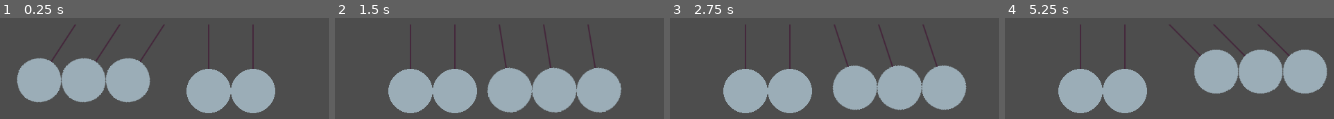
Above: before the commit, frames 1-4 (left to right).
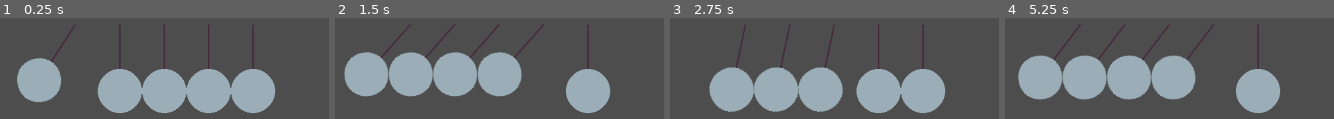
Above: after the commit, the same moments.

Repository: shakesbeare/NewtonsCradles
Game: Godot game, scene res://main.tscn
The game is run twice, just before and just after one commit, with the same random seed, the same clock (stepped at 60 frames per second) and the same inputs.
Inputs (mouse positions are in pixels of both pictures, inside the frame that each line leads up to):
- Up to frame 1 (0.25 s): no input
- Up to frame 2 (1.5 s): move the mouse to (outside the picture) at 0.52 s; hold 5 (five, bound only after the commit) 0.53-1.28 s; tap 4 (four, bound only after the commit) at 0.8, 1.35 s; move the mouse to (outside the picture) at 1.27 s
- Up to frame 3 (2.75 s): tap 1 (one, bound only after the commit) at 1.55 s; move the mouse to (outside the picture) at 2.02 s; hold 1 (one, bound only after the commit) from 2.03 s (still down); tap 3 (three, bound only after the commit) at 2.3 s
- Up to frame 4 (5.25 s): move the mouse to (1041, 113) at 2.77 s; release 1 (one, bound only after the commit) at 2.78 s; tap 3 (three, bound only after the commit) at 2.85 s; tap 2 (two, bound only after the commit) at 3.05 s; move the mouse to (1320, 91) at 3.52 s; hold 2 (two, bound only after the commit) 3.53-4.28 s; tap 5 (five, bound only after the commit) at 3.8, 4.35 s; tap R (reset, bound only after the commit) at 4.15 s; move the mouse to (outside the picture) at 4.27 s; tap 4 (four, bound only after the commit) at 4.55 s; move the mouse to (1120, 24) at 5.02 s; hold 4 (four, bound only after the commit) from 5.03 s (still down)

The runs differ from the first frame. In frame 1, 12% of the frame differs, in the area x 18-57%, y 7-95%; in frame 2, 27%; in frame 3, 19%; in frame 4, 33%, in the area x 3-98%, y 6-95%.

Commit message:
controls

Diff:
--- a/BallManager.gd
+++ b/BallManager.gd
@@ -1,66 +1,106 @@
 extends Node
 
 signal start_angle(int, float)
+signal reset
 
 var newton_ball = preload("res://newton_ball.tscn")
 var number_balls: int = 5
 var newton_balls = []
+var clicked_on: int = -1
+
 
 # Called when the node enters the scene tree for the first time.
 func _ready():
-    for i in range(number_balls):
-        var b = newton_ball.instantiate() # Node2D
-        add_child(b)
-        b.position = Vector2(i * 64, 0)
-        newton_balls.append(b)
+	for i in range(number_balls):
+		var b = newton_ball.instantiate()  # Node2D
+		add_child(b)
+		b.position = Vector2(i * 64, 0)
+		newton_balls.append(b)
 
-        if i > 2:
-            start_angle.emit(i, 0)
-        else:
-            start_angle.emit(i, 45)
+		if i > 0:
+			start_angle.emit(i, 0)
+		else:
+			start_angle.emit(i, 45)
 
-    Engine.set_physics_ticks_per_second(1000)
+	Engine.set_physics_ticks_per_second(1000)
 
 
 func collision():
-    # 0 1 . 1 2 . 2 3 . 3 4
-    # 1 0 . 2 1 . 3 2 . 4 3
-    # async???
+	# 0 1 . 1 2 . 2 3 . 3 4
+	# 1 0 . 2 1 . 3 2 . 4 3
+	# async???
 
-    for i in range(number_balls -1):
-        var apparatus1 = newton_balls[i]
-        var top_connector1 = apparatus1.get_node("top connector")
-        var apparatus2 = newton_balls[i + 1]
-        var top_connector2 = apparatus2.get_node("top connector")
+	for i in range(number_balls - 1):
+		var apparatus = newton_balls[i]
+		var top_connector = apparatus.get_node("top connector")
+		var apparatus2 = newton_balls[i + 1]
+		var top_connector2 = apparatus2.get_node("top connector")
 
-        var ball1_pos = Vector2(96 * sin(-top_connector1.rotation), 96 * cos(-top_connector1.rotation)) + apparatus1.position
-        var ball2_pos = Vector2(96 * sin(-top_connector2.rotation), 96 * cos(-top_connector2.rotation)) + apparatus2.position
+		var ball1_pos = (
+			Vector2(
+				96 * sin(-top_connector.rotation),
+				96 * cos(-top_connector.rotation)
+			)
+			+ apparatus.position
+		)
+		var ball2_pos = (
+			Vector2(
+				96 * sin(-top_connector2.rotation),
+				96 * cos(-top_connector2.rotation)
+			)
+			+ apparatus2.position
+		)
 
-        var distance = (ball2_pos - ball1_pos).length()
+		var distance = (ball2_pos - ball1_pos).length()
 
-        if distance <= 64:
-            # set the distance = 64 and update the rotations
-            var sign1 = top_connector1.rotation/ abs(top_connector1.rotation)
-            var sign2 = top_connector2.rotation / abs(top_connector2.rotation)
-            if sign1 < 0:
-                top_connector1.rotation = top_connector2.rotation
-            else:
-                top_connector2.rotation = top_connector1.rotation
+		if distance <= 64:
+			# set the distance = 64 and update the rotations
+			var sign1 = top_connector.rotation / abs(top_connector.rotation)
+			var sign2 = top_connector2.rotation / abs(top_connector2.rotation)
+			if sign1 < 0:
+				top_connector.rotation = top_connector2.rotation
+			else:
+				top_connector2.rotation = top_connector.rotation
 
-            var temp = top_connector1.angular_velocity
-            top_connector1.angular_velocity = top_connector2.angular_velocity
-            top_connector2.angular_velocity = temp
+			var temp = top_connector.angular_velocity
+			top_connector.angular_velocity = top_connector2.angular_velocity
+			top_connector2.angular_velocity = temp
 
-            if abs(top_connector1.angular_velocity) < 0.001:
-                top_connector1.angular_velocity = 0
+			if abs(top_connector.angular_velocity) < 0.001:
+				top_connector.angular_velocity = 0
 
-            if abs(top_connector2.angular_velocity) < 0.001:
-                top_connector2.angular_velocity = 0
+			if abs(top_connector2.angular_velocity) < 0.001:
+				top_connector2.angular_velocity = 0
 
 
 func _physics_process(_delta):
-    # loop through all the newton_balls
-    # if any positions overlap (distance from center to center >= 64)
-    # then, collide
+	# loop through all the newton_balls
+	# if any positions overlap (distance from center to center >= 64)
+	# then, collide
 
-    collision()
+	collision()
+
+
+func _input(event):
+	if event.is_action_pressed("one"):
+		reset.emit()
+		start_angle.emit(0, 45)
+	elif event.is_action_pressed("two"):
+		reset.emit()
+		for i in range(2):
+			start_angle.emit(i, 45)
+	elif event.is_action_pressed("three"):
+		reset.emit()
+		for i in range(3):
+			start_angle.emit(i, 45)
+	elif event.is_action_pressed("four"):
+		reset.emit()
+		for i in range(4):
+			start_angle.emit(i, 45)
+	elif event.is_action_pressed("five"):
+		reset.emit()
+		for i in range(5):
+			start_angle.emit(i, 45)
+	elif event.is_action_pressed("reset"):
+		for i in range(number_balls):
+			reset.emit()
--- a/ball_rotator.gd
+++ b/ball_rotator.gd
@@ -17,7 +17,7 @@
 var period: float
 
 var R: float = 1:
-    set(value):
+    set(_v):
         period = 2 * PI * sqrt(R / Physics.g)
 
 var I = a * M * R ** 2
@@ -33,6 +33,7 @@
 func _ready():
     var bm = get_tree().get_root().get_node("/root/Node2D/BallManager")
     bm.start_angle.connect(_on_set_angle)
+    bm.reset.connect(_on_reset)
 
     period = 2 * PI * sqrt(R / Physics.g)
 
@@ -55,3 +56,8 @@
 
 func _on_rope_rope_length(r: float):
     R = r
+
+func _on_reset():
+    self.rotation = 0
+    self.angular_velocity = 0
+    self.angular_momentum = 0
--- a/main.tscn
+++ b/main.tscn
@@ -19,3 +19,4 @@
 
 [node name="BallManager" type="Node2D" parent="."]
 script = ExtResource("1_s63q8")
+metadata/_edit_lock_ = true
--- a/physics.gd
+++ b/physics.gd
@@ -2,5 +2,17 @@
 
 static var g = 9.8
 
+
 static func convert_rad_omega_to_deg(omega: float):
-    return omega * 360 / (2 * PI)
+	return omega * 360 / (2 * PI)
+
+
+static func screen_to_world_point(camera: Camera2D):
+	var viewport = camera.get_viewport_rect().size
+	var mouse_pos = camera.get_viewport().get_mouse_position()
+	mouse_pos.y += 16
+
+	var x_offset = mouse_pos.x - viewport.x / 2
+	var y_offset = mouse_pos.y - viewport.y / 2
+
+	return Vector2(camera.position.x + x_offset, camera.position.y + y_offset)
--- a/project.godot
+++ b/project.godot
@@ -18,3 +18,36 @@
 [dotnet]
 
 project/assembly_name="NewtonsCradles"
+
+[input]
+
+reset={
+"deadzone": 0.5,
+"events": [Object(InputEventKey,"resource_local_to_scene":false,"resource_name":"","device":-1,"window_id":0,"alt_pressed":false,"shift_pressed":false,"ctrl_pressed":false,"meta_pressed":false,"pressed":false,"keycode":0,"physical_keycode":82,"key_label":0,"unicode":112,"echo":false,"script":null)
+]
+}
+one={
+"deadzone": 0.5,
+"events": [Object(InputEventKey,"resource_local_to_scene":false,"resource_name":"","device":-1,"window_id":0,"alt_pressed":false,"shift_pressed":false,"ctrl_pressed":false,"meta_pressed":false,"pressed":false,"keycode":0,"physical_keycode":49,"key_label":0,"unicode":43,"echo":false,"script":null)
+]
+}
+two={
+"deadzone": 0.5,
+"events": [Object(InputEventKey,"resource_local_to_scene":false,"resource_name":"","device":-1,"window_id":0,"alt_pressed":false,"shift_pressed":false,"ctrl_pressed":false,"meta_pressed":false,"pressed":false,"keycode":0,"physical_keycode":50,"key_label":0,"unicode":91,"echo":false,"script":null)
+]
+}
+three={
+"deadzone": 0.5,
+"events": [Object(InputEventKey,"resource_local_to_scene":false,"resource_name":"","device":-1,"window_id":0,"alt_pressed":false,"shift_pressed":false,"ctrl_pressed":false,"meta_pressed":false,"pressed":false,"keycode":0,"physical_keycode":51,"key_label":0,"unicode":123,"echo":false,"script":null)
+]
+}
+four={
+"deadzone": 0.5,
+"events": [Object(InputEventKey,"resource_local_to_scene":false,"resource_name":"","device":-1,"window_id":0,"alt_pressed":false,"shift_pressed":false,"ctrl_pressed":false,"meta_pressed":false,"pressed":false,"keycode":0,"physical_keycode":52,"key_label":0,"unicode":40,"echo":false,"script":null)
+]
+}
+five={
+"deadzone": 0.5,
+"events": [Object(InputEventKey,"resource_local_to_scene":false,"resource_name":"","device":-1,"window_id":0,"alt_pressed":false,"shift_pressed":false,"ctrl_pressed":false,"meta_pressed":false,"pressed":false,"keycode":0,"physical_keycode":53,"key_label":0,"unicode":38,"echo":false,"script":null)
+]
+}
